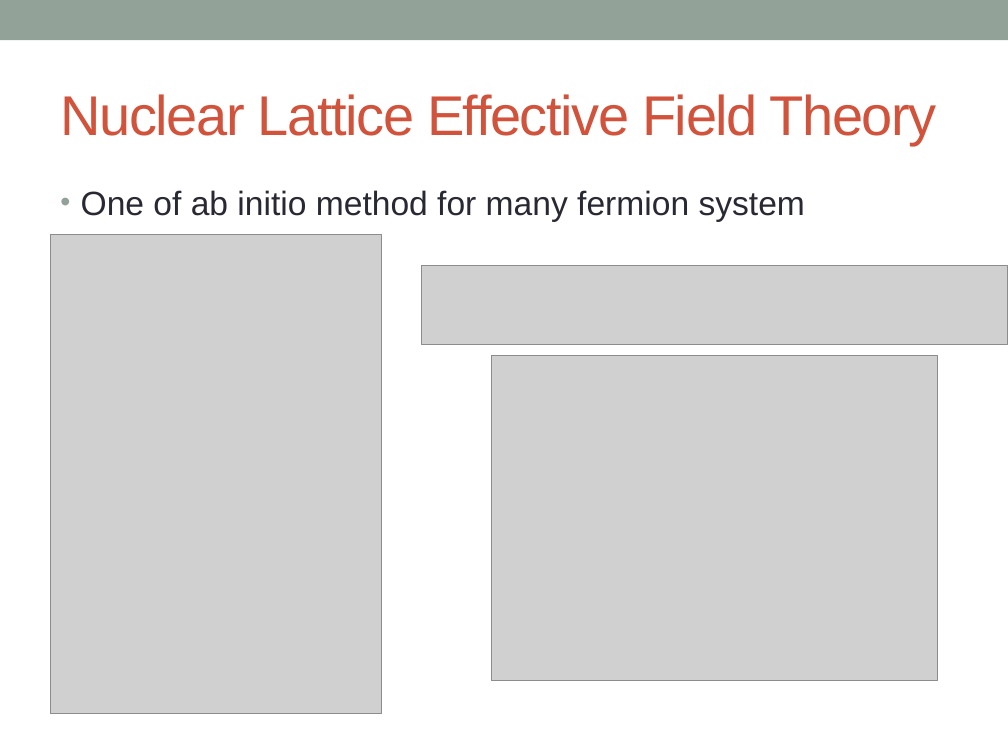
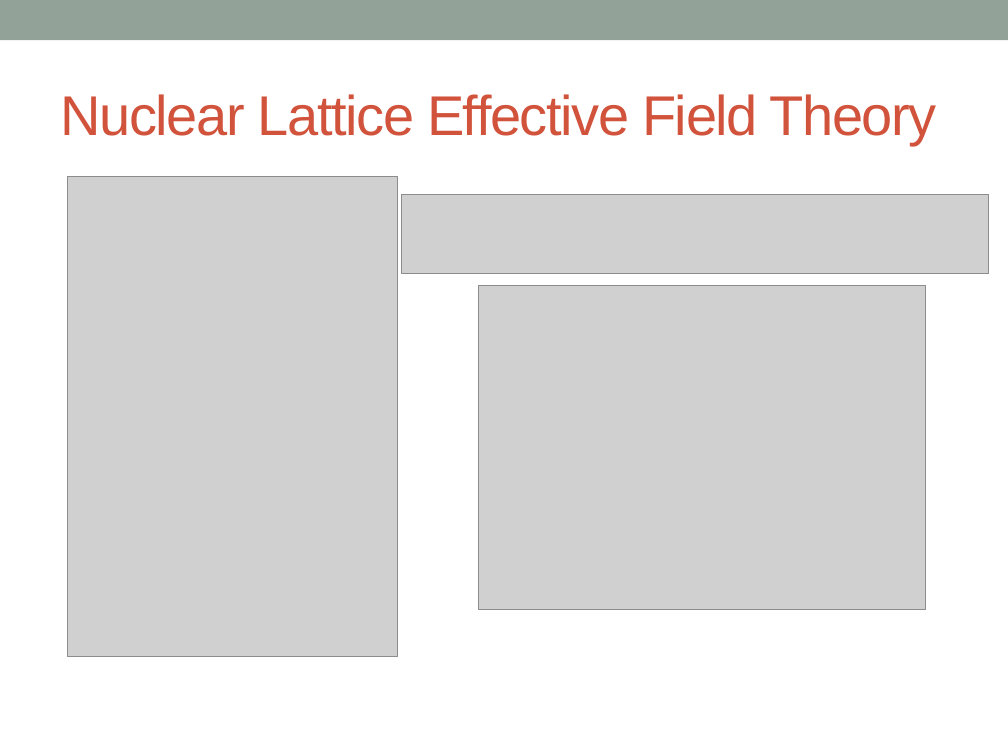
Before and after one commit to alphacentaury-github/NPSS2020, a slide deck: slide 6 of 20200928_송영호_연세대.pptx. Drawn at 1008x756 pixels with LibreOffice and Linux fonts; fonts in the diff are those of the drawing; grey boxes stand for pictures. Boxes give left, top, right and bottom in pixels: in the first picture for what was removed or moved away, otherwise in the second. Text is boxed around its words. In the diff, an @@ line names an element or a change of style, - is before the commit and + after.

```diff
--- a/20200928_송영호_연세대.pptx
+++ b/20200928_송영호_연세대.pptx
@@ picture: place and size @@
-picture at (50,234,381,714)
+picture at (68,176,398,656)
@@ text removed at (81,190,805,222) @@
-• One of ab initio method for many fermion system
@@ picture: place and size @@
-picture at (421,266,1008,345)
+picture at (401,195,988,273)
@@ picture: place and size @@
-picture at (491,356,937,680)
+picture at (479,285,925,610)
```
Also in this commit, not shown: 5 other slides changed, 14 slides added, 2 slides removed.
